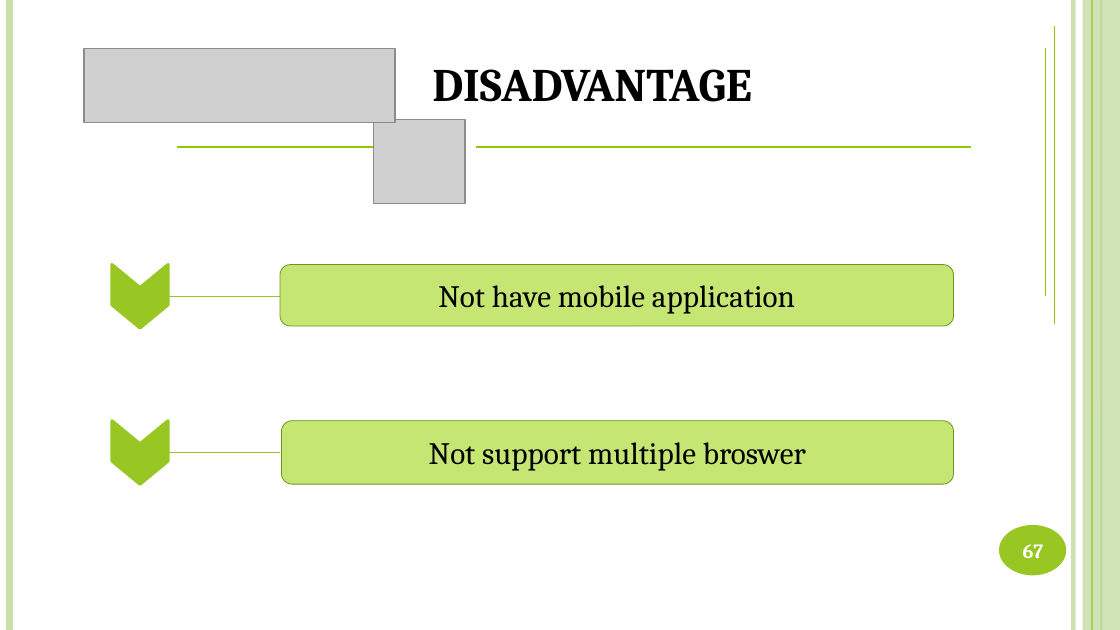
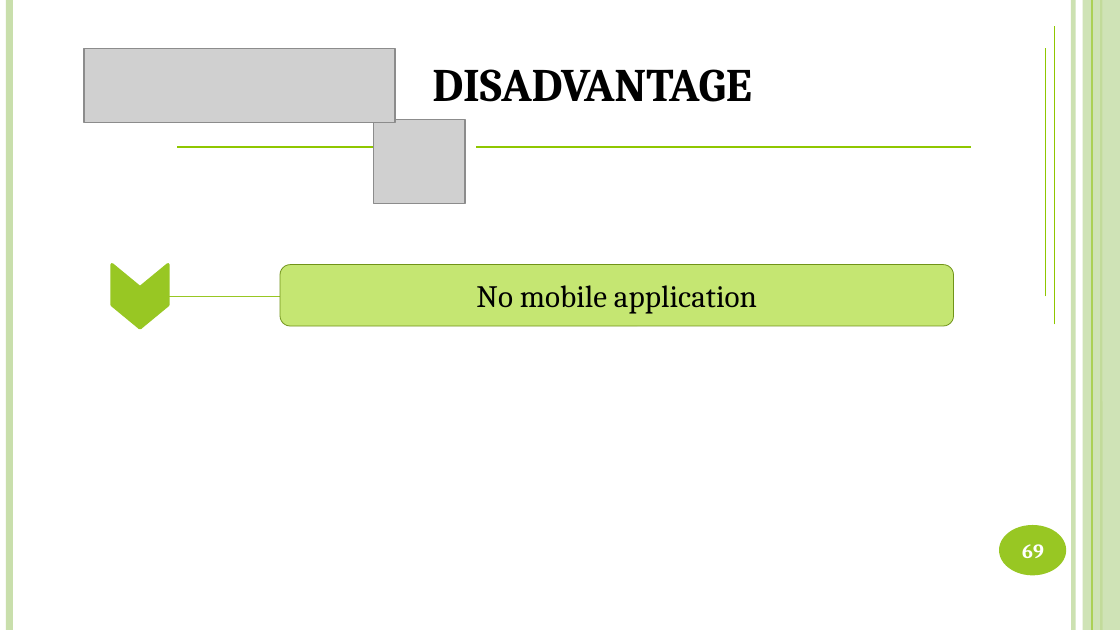
Before and after one commit to DanhLT2/Slide-Unistar, a slide deck: slide 69 of Slide-UniStar/UniStar.pptx (slide 67 before the commit). Drawn at 1120x630 pixels with LibreOffice and Linux fonts; fonts in the diff are those of the drawing; grey boxes stand for pictures. Boxes give left, top, right and bottom in pixels: in the first picture for what was removed or moved away, otherwise in the second. Text is boxed around its words. In the diff, an @@ line names an element or a change of style, - is before the commit and + after.

```diff
--- a/Slide-UniStar/UniStar.pptx
+++ b/Slide-UniStar/UniStar.pptx
@@ text in rounded rectangle at [476, 285, 757, 314]: text changed @@
-Not have mobile application
+No mobile application
@@ chevron removed at [113, 421, 169, 484] @@
@@ rounded rectangle removed at [281, 421, 953, 485] @@
-Not support multiple broswer
@@ line removed from (168, 452) to (280, 452) @@
@@ page number at [1022, 544, 1044, 558]: text changed @@
-67
+69
```
Also in this commit, not shown: 6 other slides changed, 3 slides added, 1 slide removed.
